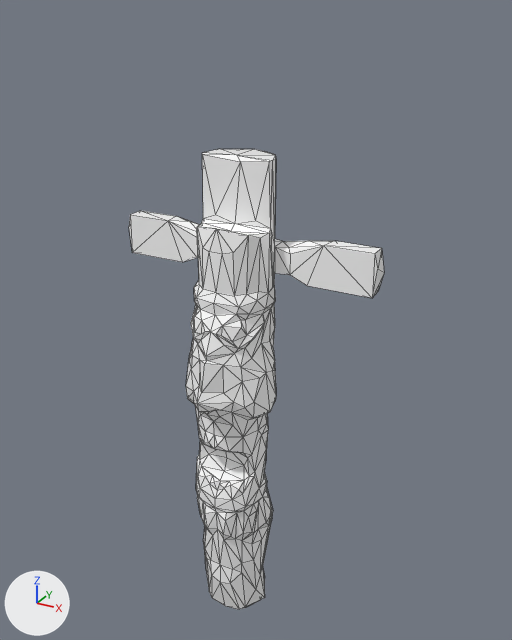
Two versions of the FBX model Assets/Resources/Models/BG/JangSeung.fbx, one commit apart.
Rendered twice from a camera (50 mm lens) standing at (6.02, -6.07, 7.0) and looking at (2.51, 0.31, 3.81). Arrows for +X, +Y and +Z are at lower left; the lights stay in place. Mesh edges are drawn as thin lines. Where no turn or scale is listed for an object, it has been applied to the vertices.

In view in the first picture: 'JangSeong'.
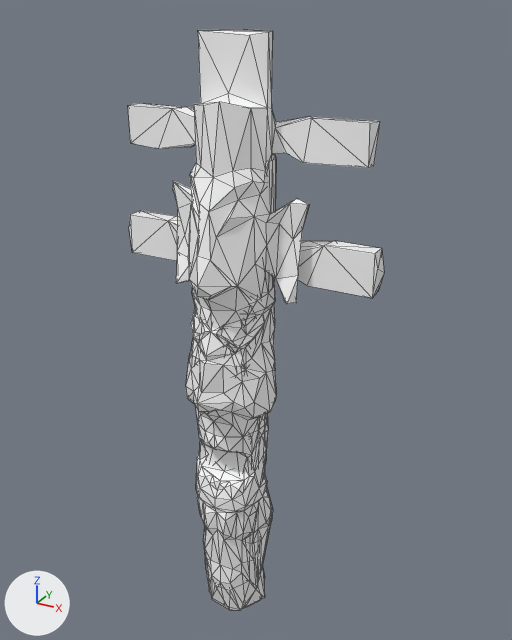
The newer file is also turned or shifted as a whole; pictures and numbers use the older file's frame.

Pixel boxes [x1, y1, x2, y2] of what changed, in the pictures (512 x 640 px):
'JangSeong_B', added
    after: [128, 29, 380, 610]

The change, as a list of edits to the scene's bpy script:
```text
Add me_mesh_001:
    me_mesh_001.from_pydata(...)  # 266 vertices, 528 faces; spans x -1.42..1.42, y -0.58..0.58, z -0.01..6.91
    me_mesh_001.materials.append(mat_m_color_platte)  # its picture is missing
Add ob_jangseong_b:
    ob_jangseong_b = bpy.data.objects.new('JangSeong_B', me_mesh_001)
    ob_jangseong_b.location = (2.33, 0.0, -0.1)
```
